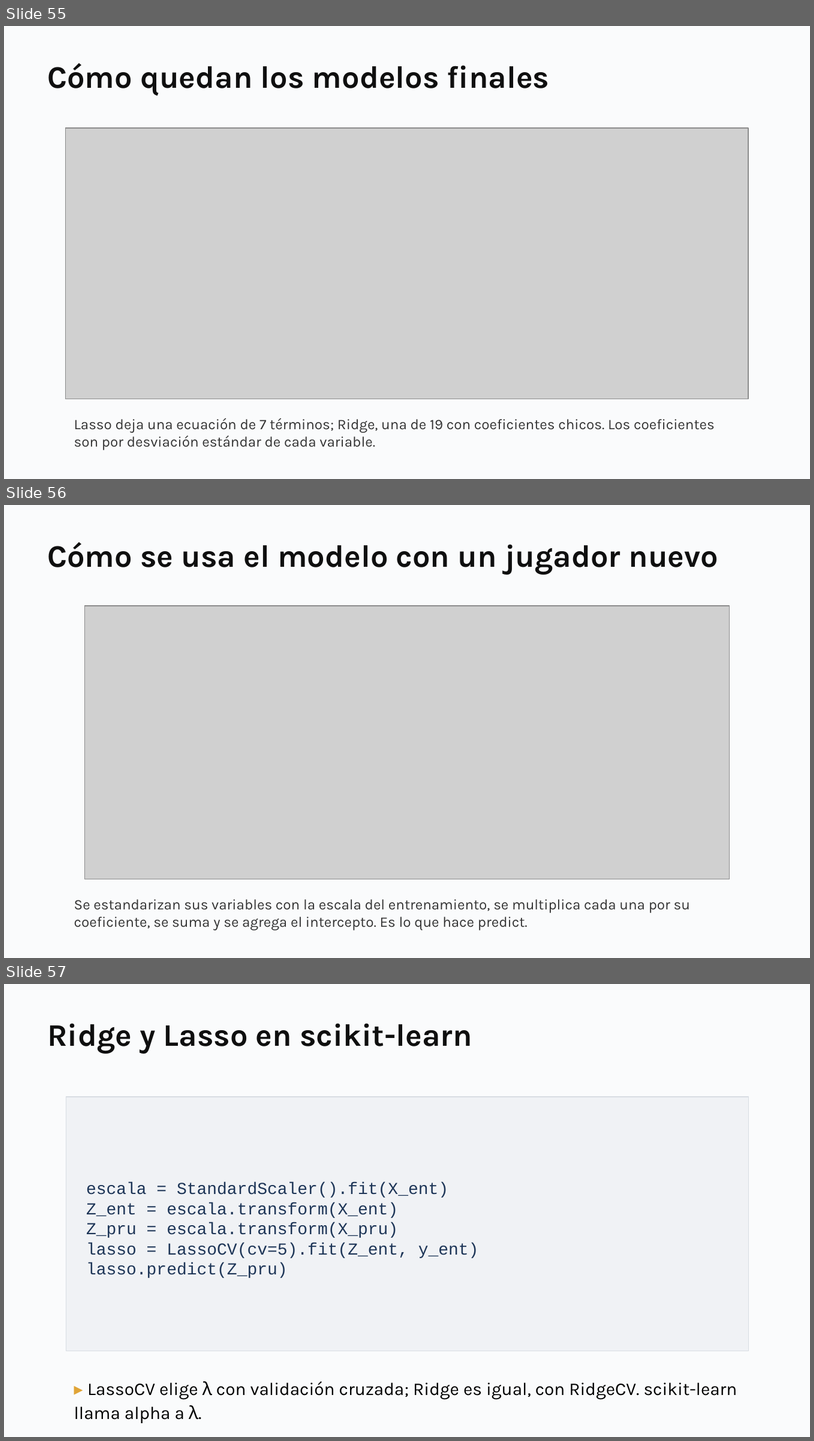
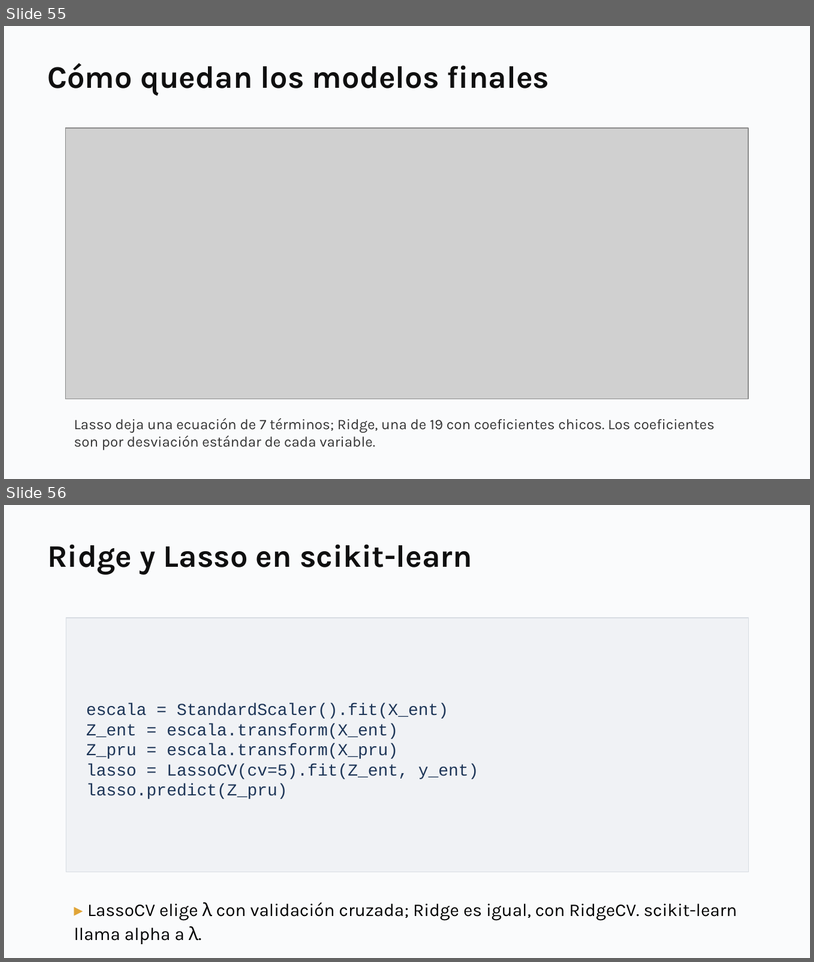
Before and after one commit to daniopitz/diplomado-cdd, a slide deck: presentaciones/clase07_evaluar_regularizar.pptx. Shown one above the other, each under a label of ours: slides 55, 56 and 57 before the commit, slides 55 and 56 after it. The pictures are 814x1441 and 814x962 pixels, drawn with LibreOffice and Linux fonts; fonts in the diff are those of the drawing; grey boxes stand for pictures. Boxes give left, top, right and bottom in pixels: in the first picture for what was removed or moved away, otherwise in the second. Text is boxed around its words. In the diff, an @@ line names an element or a change of style, - is before the commit and + after.

```diff
--- a/presentaciones/clase07_evaluar_regularizar.pptx
+++ b/presentaciones/clase07_evaluar_regularizar.pptx
@@ slide 56 removed at bbox=[4, 505, 810, 958], background #FFFFFF @@
@@ rectangle removed at bbox=[4, 505, 810, 958] @@
@@ text removed at bbox=[47, 542, 719, 574] @@
-Cómo se usa el modelo con un jugador nuevo
@@ picture removed at bbox=[84, 606, 730, 879] @@
@@ text removed at bbox=[74, 899, 690, 930] @@
-Se estandarizan sus variables con la escala del entrenamiento, se multiplica cada una por su coeficiente, se suma y se agrega el intercepto. Es lo que hace predict.
@@ what was slide 57 is now slide 56 @@
```
Also in this commit, not shown: 1 other file.
